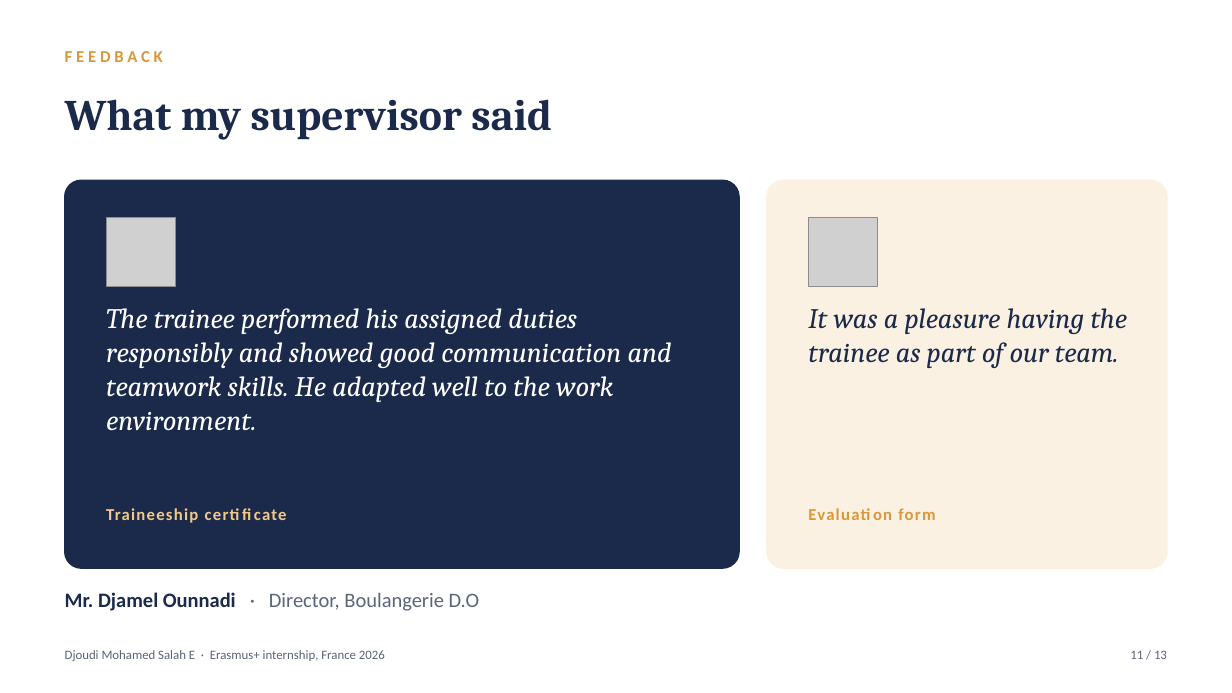
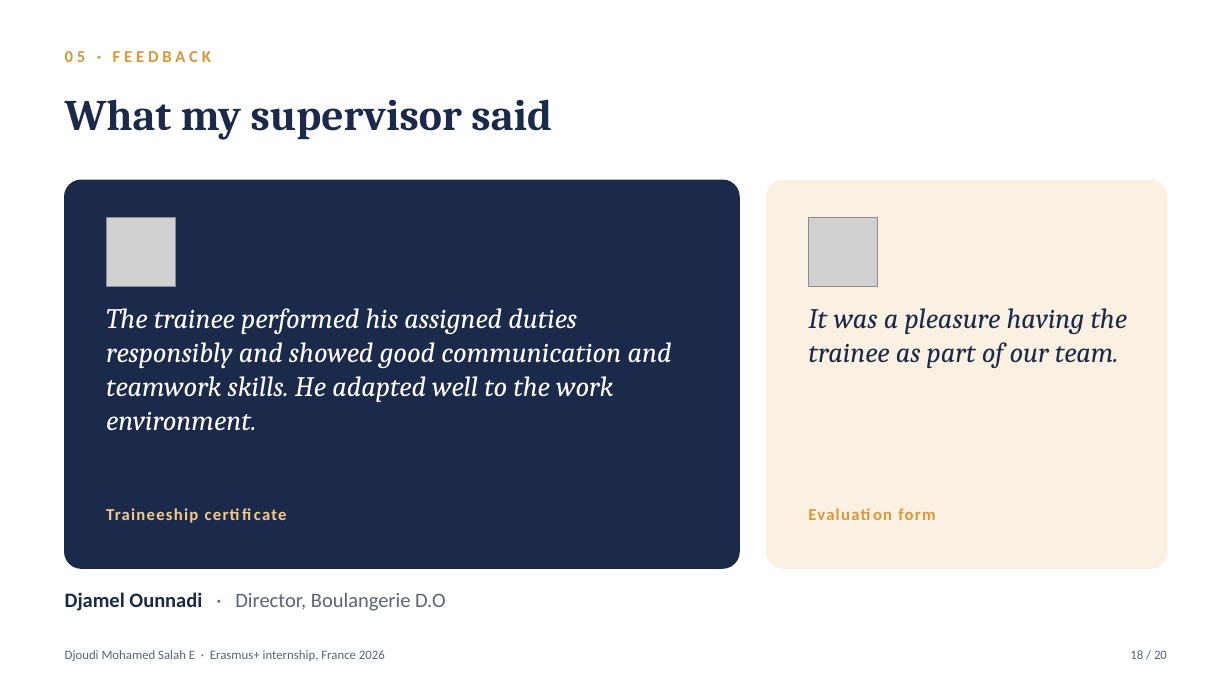
Before and after one commit to djoeeej/djoeeej, a slide deck: slide 18 of france-internship/Internship_France_Defense.pptx (slide 11 before the commit). Drawn at 1232x693 pixels with LibreOffice and Linux fonts; fonts in the diff are those of the drawing; grey boxes stand for pictures. Boxes give left, top, right and bottom in pixels: in the first picture for what was removed or moved away, otherwise in the second. Text is boxed around its words. In the diff, an @@ line names an element or a change of style, - is before the commit and + after.

```diff
--- a/france-internship/Internship_France_Defense.pptx
+++ b/france-internship/Internship_France_Defense.pptx
@@ text at (x1=65, y1=51, x2=211, y2=62): text changed @@
-FEEDBACK
+05 · FEEDBACK
@@ text at (x1=65, y1=592, x2=446, y2=611): text changed @@
-Mr. Djamel Ounnadi · Director, Boulangerie D.O
+Djamel Ounnadi · Director, Boulangerie D.O
@@ text at (x1=1130, y1=650, x2=1167, y2=659): text changed @@
-11 / 13
+18 / 20
```
Also in this commit, not shown: 10 other slides changed, 9 slides added, 2 slides removed, 2 other files.
